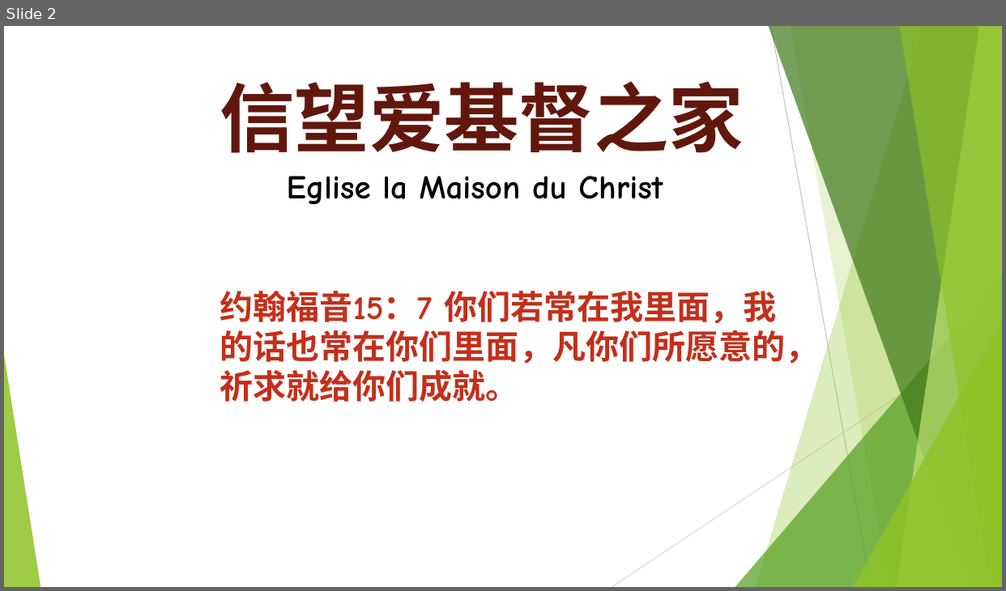
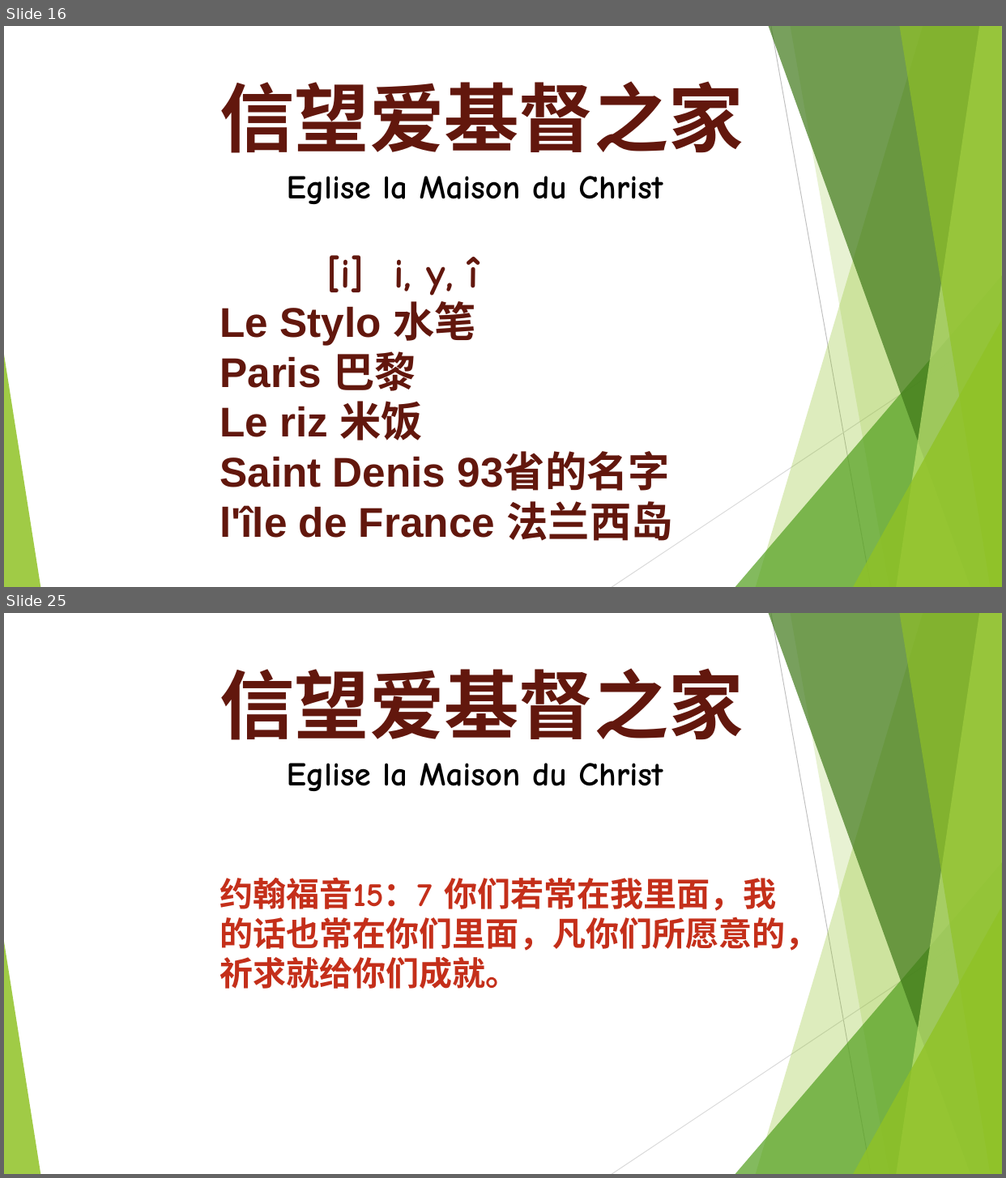
Before and after one commit to WANGZijian1994/SildePPT, a slide deck: 2026-03-01 法语课.pptx. Shown one above the other, each under a label of ours: slide 2 before the commit, slides 16 and 25 after it; the slides between them are not shown. The pictures are 1006x591 and 1006x1178 pixels, drawn with LibreOffice and Linux fonts; fonts in the diff are those of the drawing. Boxes give left, top, right and bottom in pixels: in the first picture for what was removed or moved away, otherwise in the second. Text is boxed around its words. In the diff, an @@ line names an element or a change of style, - is before the commit and + after.

```diff
--- a/2026-03-01 法语课.pptx
+++ b/2026-03-01 法语课.pptx
@@ slide 16 added at (x1=4, y1=26, x2=1002, y2=587), background #FFFFFF; not listed: 10 template elements that a slide beside it also shows @@
@@ text added at (x1=219, y1=81, x2=744, y2=541), 40 pt, text #62170D, bold @@
+信望爱基督之家
+Eglise la Maison du Christ
+[i] i, y, î
+Le Stylo 水笔
+Paris 巴黎
+Le riz 米饭
+Saint Denis 93省的名字
+l'île de France 法兰西岛
@@ what was slide 2 is now slide 25 @@
```
Also in this commit, not shown: 1 slide changed, 22 other slides added, 2 other files.
